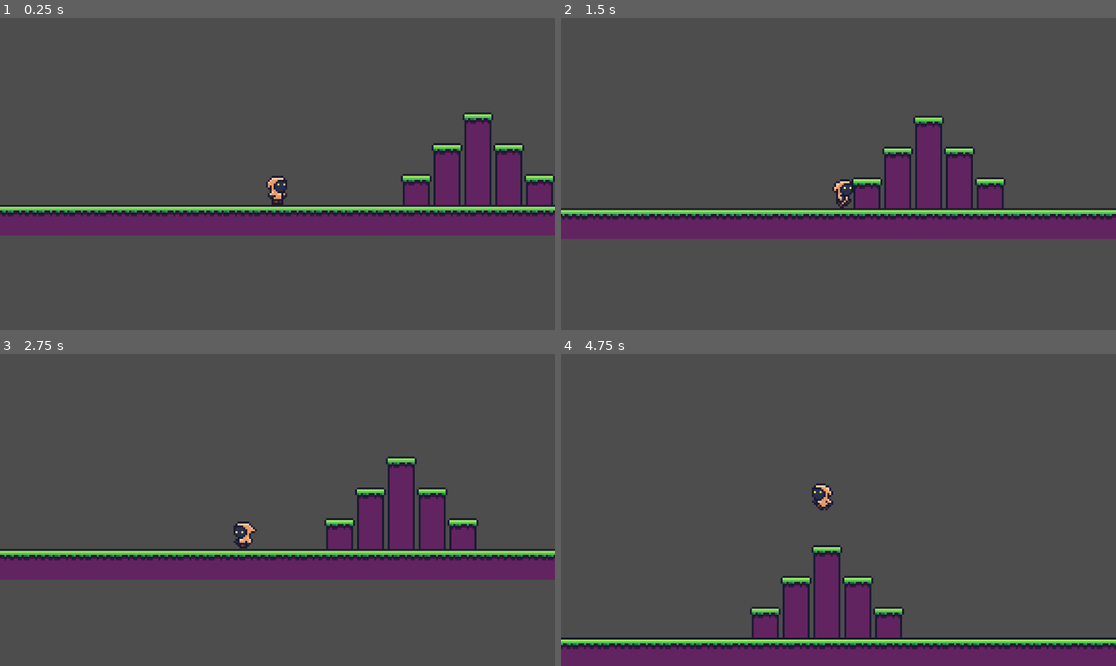
Above: before the commit, frames 1-4 (two rows, left to right).
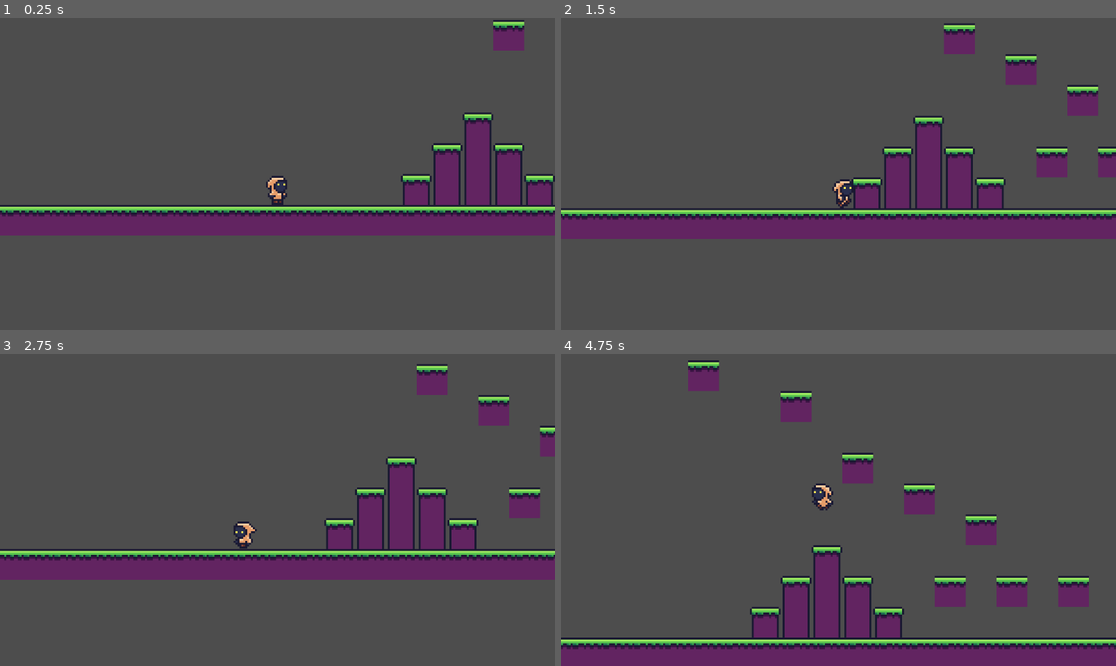
Above: after the commit, the same moments.

Repository: mnogono/godot-initial
Game: Godot game, scene res://Scenes/Levels/Level1.tscn
Same seed, same stepped clock (60 frames per second), same inputs: the game is played once before the commit and once after it.
Inputs:
- Up to frame 1 (0.25 s): no input
- Up to frame 2 (1.5 s): tap Enter (ui_accept) at 0.5, 0.77 s; hold Right (ui_right) from 0.53 s (still down)
- Up to frame 3 (2.75 s): tap Enter (ui_accept) at 1.52 s; release Right (ui_right) at 2.03 s; hold Left (ui_left) from 2.03 s (still down)
- Up to frame 4 (4.75 s): release Left (ui_left) at 2.78 s; hold Right (ui_right) 2.78-4.28 s; tap Enter (ui_accept) at 3.02, 3.77, 4.52 s; hold Left (ui_left) from 4.28 s (still down)

The runs differ from the first frame. In frame 1, 0.6% of the frame differs, in the area x 88-95%, y 0-11%; in frame 2, 2.5%; in frame 3, 1.9%; in frame 4, 4.4%, in the area x 22-96%, y 2-82%.

Commit message:
update level1

Diff:
--- a/Scenes/Levels/Level1.tscn
+++ b/Scenes/Levels/Level1.tscn
@@ -107,7 +107,7 @@
 [node name="Level1" type="Node2D"]
 
 [node name="TileMapLayer" type="TileMapLayer" parent="."]
-tile_map_data = PackedByteArray("AAD6/wAAAAABAAAAAAD7/wAAAAA …(1088 unchanged characters)… DAAAAAAAIAP//AAADAAAAAAAHAP//AAADAAEAAAA=")
+tile_map_data = PackedByteArray("AAD6/wAAAAABAAAAAAD7/wAAAAA …(1088 unchanged characters)… DAAAAAAAIAP//AAADAAAAAAAHAP//AAADAAEAAAAKAP7/AAABAAAAAAAMAP7/AAABAAAAAAAOAP7/AAABAAAAAAALAPz/AAABAAAAAAAJAPv/AAABAAAAAAAHAPr/AAABAAAAAAAFAPj/AAABAAAAAAACAPf/AAABAAAAAAA=")
 tile_set = SubResource("TileSet_riv1q")
 
 [node name="Player" parent="." instance=ExtResource("2_36ke7")]
